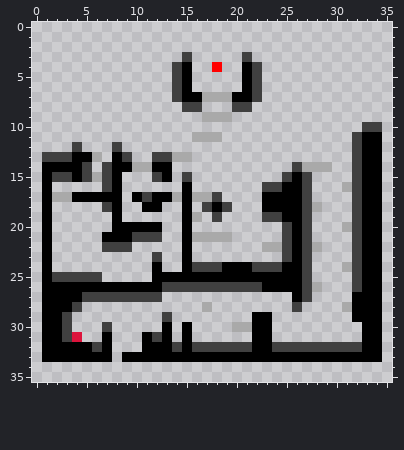
File history of a pixel-art sprite, AridArnold/Content/Levels/level1-4.png. The first picture shows the starting point.
The file is 36x36 pixels. Pixels under 10% opacity are left out. Colours within 5 levels of each other are drawn and written as one.
Now the later version:
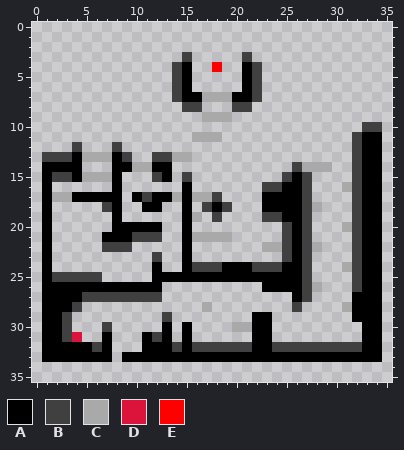
Palette (. is transparent): A #000000  B #404040  C #a9a9a9  D #dc143c  E #ff0000
Diff:
Changed rows in their new state; - is an unchanged pixel.
first column x 5:
13 C-C
14 .-.
15 C-C
16 --.
first column x 13:
26 ..........
Boxes around the changes in both pictures, in picture pixels (x1, y1, x2, y2):
changed: (82, 152, 112, 192)
erased: (162, 282, 262, 292)
